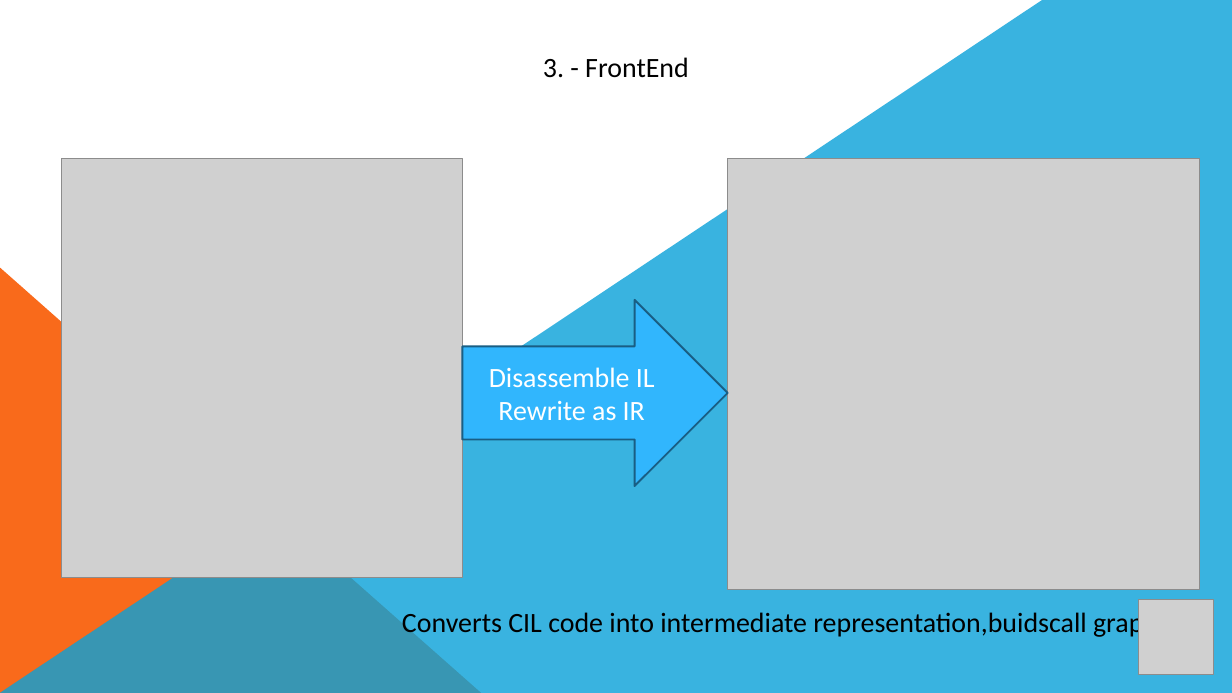
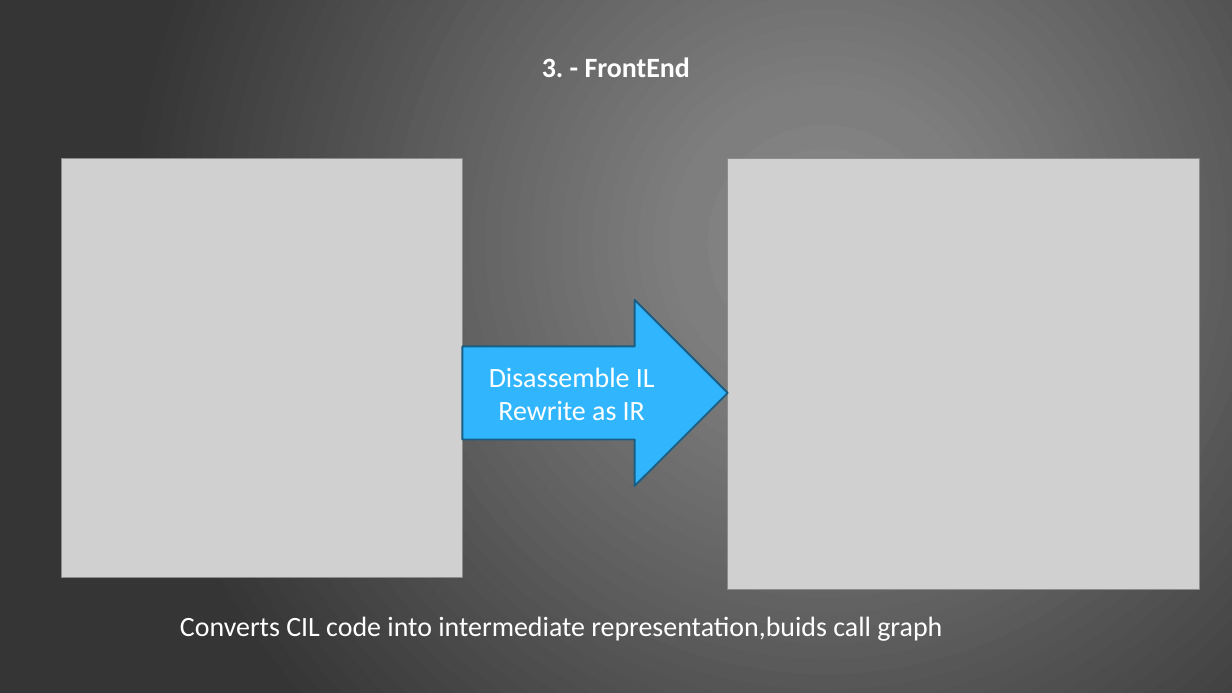
Before and after one commit to ciplogic/CodeRefractor, a slide deck: slide 5 of Documentation/Slides_final.pptx. Drawn at 1232x693 pixels with LibreOffice and Linux fonts; fonts in the diff are those of the drawing; grey boxes stand for pictures. Boxes give left, top, right and bottom in pixels: in the first picture for what was removed or moved away, otherwise in the second. Text is boxed around its words. In the diff, an @@ line names an element or a change of style, - is before the commit and + after.

```diff
--- a/Documentation/Slides_final.pptx
+++ b/Documentation/Slides_final.pptx
@@ background #FFFFFF to gradient #8C8C8C to #7F7F7F to #353535 @@
@@ freeform shape removed at [0,0,1232,693] @@
@@ text "3. - FrontEnd" at [542,57,690,77]: text colour #000000 to #FFFFFF, bold on @@
@@ right triangle removed at [0,267,482,693] @@
@@ text at [180,616,942,641]: text changed; text colour #000000 to #FFFFFF @@
-Converts CIL code into intermediate representation,buidscall graph
+Converts CIL code into intermediate representation,buids call graph
@@ picture removed at [1139,600,1214,675] @@
```
Also in this commit, not shown: 13 other slides changed, 1 other file.
